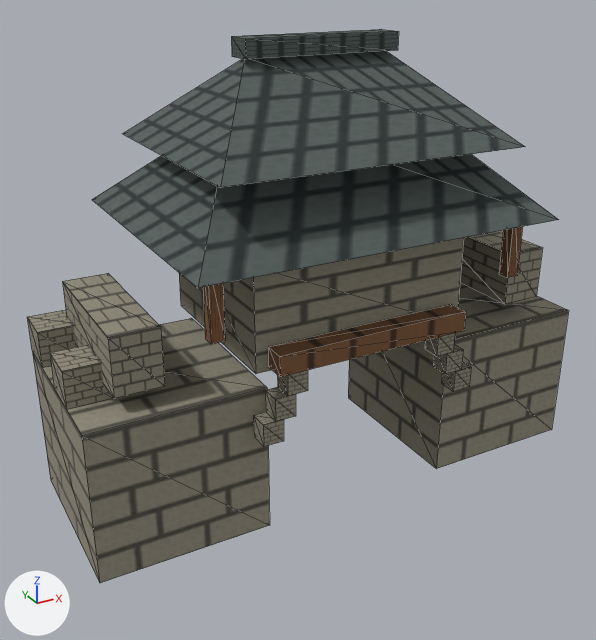
The glTF model app/src/main/assets/3d/sites/gate-lod0.glb, before and after one commit.
Camera for both pictures: a 50 mm lens placed at (-0.702, -1.211, 0.902), pointed at (-0.043, -0.012, 0.303). Every picture has the same lights, and +X, +Y and +Z are marked at lower left. The first picture is the older version. Mesh edges are drawn as thin lines. Vertices at exactly the same position are counted once.
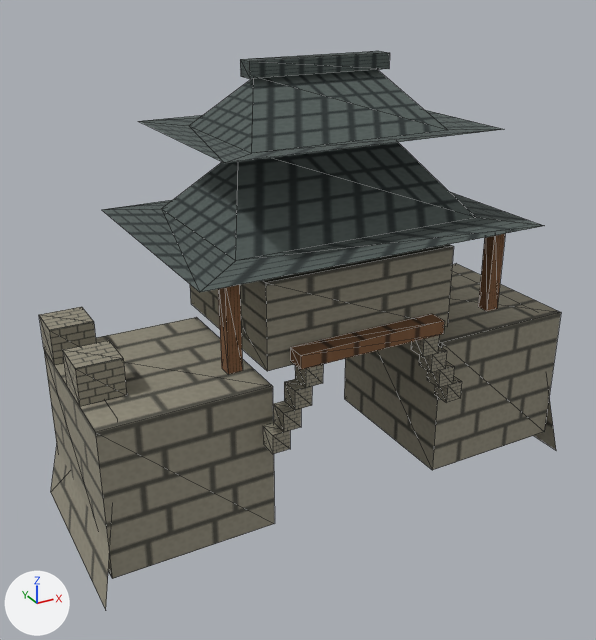
Boxes [x1, y1, x2, y2] around the edits, measured in the pictures (596 x 640 px; the box of a moved part takes in the faces that stretch with it):
'Mesh_0', reshaped
    before: [27, 29, 569, 583]
    after: [39, 51, 561, 610]
part 1 of me_mesh_0, moved or reshaped
    before: [50, 345, 113, 410]
    after: [62, 340, 127, 406]
part 2 of me_mesh_0, moved or reshaped
    before: [179, 238, 464, 374]
    after: [190, 244, 454, 371]
part 3 of me_mesh_0, moved or reshaped
    before: [231, 29, 399, 60]
    after: [240, 51, 390, 79]
part 4 of me_mesh_0, moved or reshaped
    before: [253, 412, 284, 447]
    after: [263, 422, 290, 454]
part 5 of me_mesh_0, moved or reshaped
    before: [265, 387, 296, 421]
    after: [273, 401, 301, 432]
part 6 of me_mesh_0, moved or reshaped
    before: [277, 370, 308, 396]
    after: [284, 379, 312, 410]
part 7 of me_mesh_0, moved or reshaped
    before: [425, 333, 455, 356]
    after: [295, 364, 323, 388]
part 8 of me_mesh_0, moved or reshaped
    before: [203, 283, 225, 344]
    after: [218, 285, 243, 374]
part 9 of me_mesh_0, moved or reshaped
    before: [441, 362, 471, 391]
    after: [434, 377, 462, 402]
part 10 of me_mesh_0, moved or reshaped
    before: [433, 344, 463, 374]
    after: [427, 361, 454, 388]
part 11 of me_mesh_0, moved or reshaped
    before: [268, 304, 466, 377]
    after: [419, 346, 447, 373]
part 12 of me_mesh_0, moved or reshaped
    before: [499, 227, 522, 278]
    after: [411, 335, 439, 357]
part 13 of me_mesh_0, moved or reshaped
    before: [460, 231, 542, 304]
    after: [478, 234, 505, 311]
part 14 of me_mesh_0, moved or reshaped
    before: [62, 273, 165, 399]
    after: [290, 314, 445, 370]
part 15 of me_mesh_0, rebuilt
    before: [27, 310, 270, 583]
    after: [39, 307, 275, 579]
part 16 of me_mesh_0, rebuilt
    before: [348, 282, 569, 469]
    after: [344, 263, 561, 470]
part 17 of me_mesh_0, rebuilt (9% narrower, 32% shorter)
    before: [123, 51, 525, 188]
    after: [139, 70, 504, 163]
part 18 of me_mesh_0, rebuilt
    before: [92, 154, 559, 288]
    after: [102, 142, 543, 292]
part 19 of me_mesh_0, added
    after: [51, 446, 112, 610]
part 20 of me_mesh_0, added
    after: [534, 391, 556, 450]

The change, as a list of edits to the scene's bpy script:
```text
Change me_mesh_0:
    remove me_mesh_0.from_pydata(...)  # 170 vertices, 212 faces; spans x -0.48..0.48, y -0.25..0.25, z 0.0..0.79
    add me_mesh_0.from_pydata(...)  # 186 vertices, 232 faces; spans x -0.48..0.48, y -0.23..0.23, z -0.04..0.756
    me_mesh_0 part 1: the loose piece of 8 vertices spanning x -0.48..-0.405, y -0.075..0.0, z 0.27..0.335 is moved by (0.02, 0.0, 0.0)
    me_mesh_0 part 2: the loose piece of 8 vertices spanning x -0.2..0.2, y -0.16..0.16, z 0.3..0.48 is scaled about its middle by (0.9, 1, 0.833), then moved by (0.0, 0.0, -0.015)
    me_mesh_0 part 3: the loose piece of 8 vertices spanning x -0.14..0.14, y -0.025..0.025, z 0.76..0.79 is scaled about its middle by (0.926, 0.68, 0.867), then moved by (0.0, 0.0, -0.032)
    me_mesh_0 part 4: the loose piece of 8 vertices spanning x -0.208..-0.172, y -0.2..-0.165, z 0.19..0.23 is scaled about its middle by (0.889, 1, 0.875), then moved by (0.015, 0.002, -0.023)
    me_mesh_0 part 5: the loose piece of 8 vertices spanning x -0.186..-0.15, y -0.2..-0.165, z 0.23..0.27 is scaled about its middle by (0.889, 1, 0.875), then moved by (0.013, 0.002, -0.028)
    me_mesh_0 part 6: the loose piece of 8 vertices spanning x -0.164..-0.128, y -0.2..-0.165, z 0.27..0.31 is scaled about its middle by (0.889, 1, 0.875), then moved by (0.011, 0.002, -0.033)
    me_mesh_0 part 7: the loose piece of 8 vertices spanning x 0.128..0.164, y -0.2..-0.165, z 0.27..0.31 is scaled about its middle by (0.889, 1, 0.875), then moved by (-0.261, 0.002, 0.002)
    me_mesh_0 part 8: the loose piece of 8 vertices spanning x -0.29..-0.268, y -0.202..-0.18, z 0.39..0.52 is scaled about its middle by (1.09, 1.09, 1.15), then moved by (0.029, 0.009, -0.05)
    me_mesh_0 part 9: the loose piece of 8 vertices spanning x 0.172..0.208, y -0.2..-0.165, z 0.19..0.23 is scaled about its middle by (0.889, 1, 0.875), then moved by (-0.015, 0.002, -0.023)
    me_mesh_0 part 10: the loose piece of 8 vertices spanning x 0.15..0.186, y -0.2..-0.165, z 0.23..0.27 is scaled about its middle by (0.889, 1, 0.875), then moved by (-0.013, 0.002, -0.028)
    me_mesh_0 part 11: the loose piece of 8 vertices spanning x -0.18..0.18, y -0.205..-0.165, z 0.31..0.345 is scaled about its middle by (0.0889, 0.875, 1), then moved by (0.135, 0.005, -0.07)
    me_mesh_0 part 12: the loose piece of 8 vertices spanning x 0.27..0.292, y -0.202..-0.18, z 0.39..0.52 is scaled about its middle by (1.45, 1.59, 0.269), then moved by (-0.166, 0.011, -0.162)
    me_mesh_0 part 13: the loose piece of 8 vertices spanning x 0.34..0.42, y -0.13..0.13, z 0.3..0.4 is scaled about its middle by (0.3, 0.0923, 1.5), then moved by (-0.13, -0.182, 0.055)
    me_mesh_0 part 14: the loose piece of 8 vertices spanning x -0.42..-0.34, y -0.13..0.13, z 0.3..0.4 is scaled about its middle by (3.5, 0.135, 0.25), then moved by (0.38, -0.182, -0.028)
    me_mesh_0 part 15: the loose piece of 15 vertices spanning x -0.48..-0.18, y -0.16..0.16, z 0.0..0.335 is rebuilt with 15 vertices and now spans x -0.46..-0.17, y -0.16..0.16, z 0.0..0.335
    me_mesh_0 part 16: the loose piece of 15 vertices spanning x 0.18..0.48, y -0.16..0.16, z 0.0..0.335 is rebuilt with 15 vertices and now spans x 0.17..0.46, y -0.16..0.16, z 0.0..0.335
    me_mesh_0 part 17: the loose piece of 6 vertices spanning x -0.27..0.27, y -0.21..0.21, z 0.62..0.76 is rebuilt with 10 vertices and now spans x -0.25..0.25, y -0.18..0.18, z 0.64..0.73
    me_mesh_0 part 18: the loose piece of 6 vertices spanning x -0.325..0.325, y -0.25..0.25, z 0.5..0.68 is rebuilt with 10 vertices and now spans x -0.315..0.315, y -0.23..0.23, z 0.485..0.62
    me_mesh_0 part 19: 4 vertices added at x -0.48..-0.42, y -0.18..0.18, z -0.04..0.27
    me_mesh_0 part 20: 4 vertices added at x 0.42..0.48, y -0.18..0.18, z -0.04..0.27
    other edits to the shape of me_mesh_0 do not show in these pictures
```
